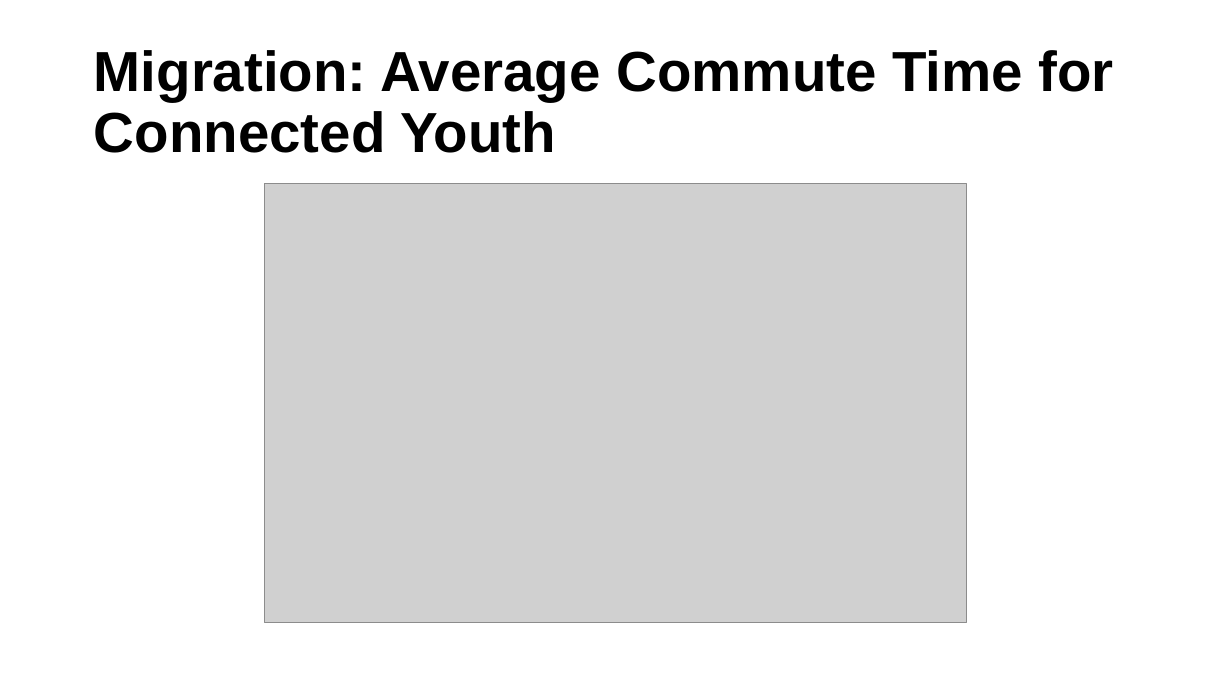
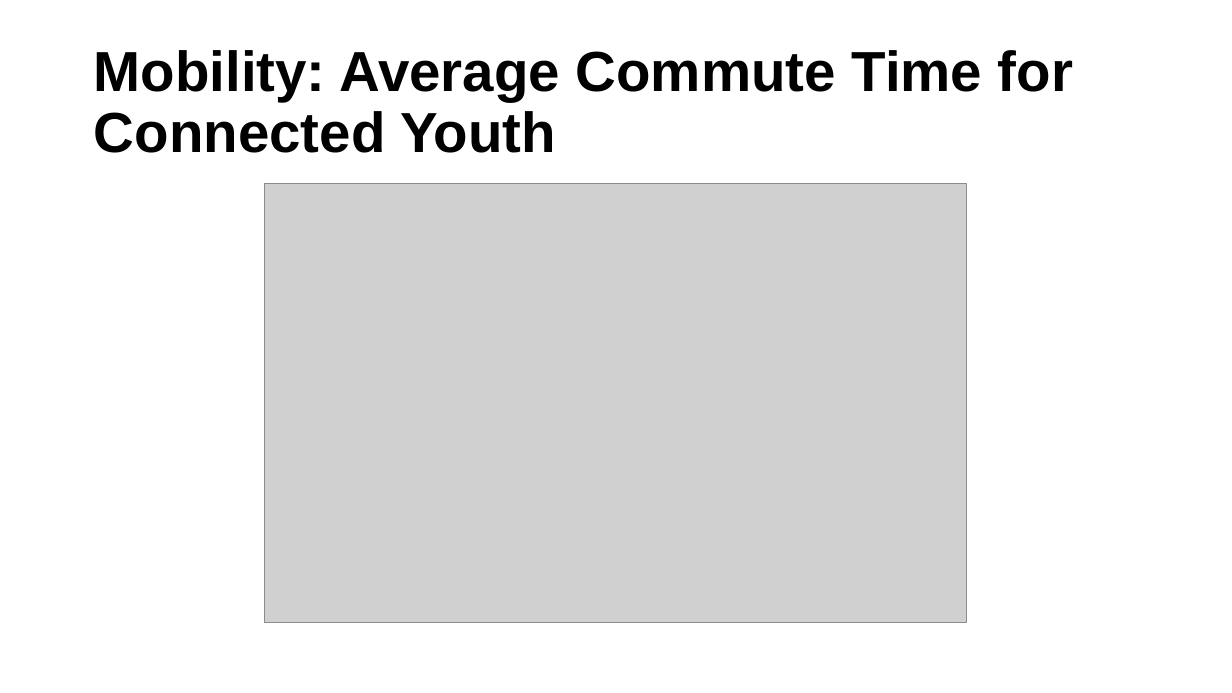
Before and after one commit to ucdiegorubi/oy_census_analysis, a slide deck: slide 19 of create_powerpoint/household_structure_estimates.pptx. Drawn at 1232x693 pixels with LibreOffice and Linux fonts; fonts in the diff are those of the drawing; grey boxes stand for pictures; background and template pictures are left out. Boxes give left, top, right and bottom in pixels: in the first picture for what was removed or moved away, otherwise in the second. Text is boxed around its words. In the diff, an @@ line names an element or a change of style, - is before the commit and + after.

```diff
--- a/create_powerpoint/household_structure_estimates.pptx
+++ b/create_powerpoint/household_structure_estimates.pptx
@@ title at (94,50,1073,153): text changed @@
-Migration: Average Commute Time for Connected Youth
+Mobility: Average Commute Time for Connected Youth
```
Also in this commit, not shown: 4 other slides changed, 1 slide added, 1 slide removed, 4 other files.
